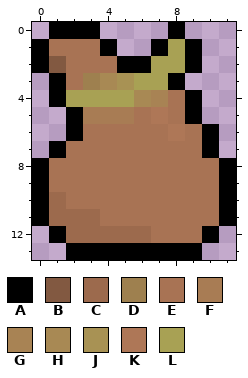
Two versions of one pixel-art sprite, gfx/items/loot1.png. The picture above is the old version.
The file is 12x14 pixels. Pixels under 10% opacity are left out. Colours within 5 levels of each other are drawn and written as one.
Palette (. is transparent): A #000000  B #825941  C #9c6a4d  D #9e804f  E #a87354  F #a87c54  G #a88354  H #a88954  J #a89254  K #ae7757  L #a8a154
Pixels before, first column x 0:
 0 .AAA....A...
 1 AEEEA..ALA..
 2 ABEEEAALLA..
 3 .AEDHJLLA...
 4 .ALLLLHGEA..
 5 ..AFFFEKEA..
 6 ..AEEEEEKEA.
 7 .AEEEEEEEEA.
 8 AEEEEEEEEEEA
 9 AEEEEEEEEEEA
10 ACEEEEEEEEEA
11 ACCCEEEEEEEA
12 .ACCCCCEEEA.
13 ..AAAAAAAA..
After the commit:
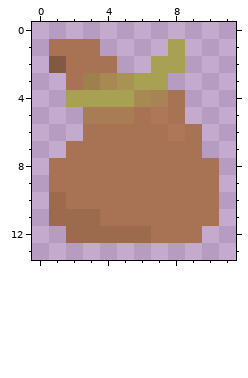
Difference:
The author cleared colour A in row 0 at x 1 to 3 and 8; in row 1 at x 0, 4, 7 and 9; in row 2 at x 0, 5 to 6 and 9; in row 3 at x 1 and 8; in row 4 at x 1 and 9; in row 5 at x 2 and 9.
The author cleared colour A in row 6 at x 2 and 10; in row 7 at x 1 and 10; in rows 8 to 11 at x 0 and 11; in row 12 at x 1 and 10; in row 13 at x 2 to 9.
Where, in picture pixels (left, top, right, bottom), the same in both pictures:
erased: (32, 22, 236, 260)
